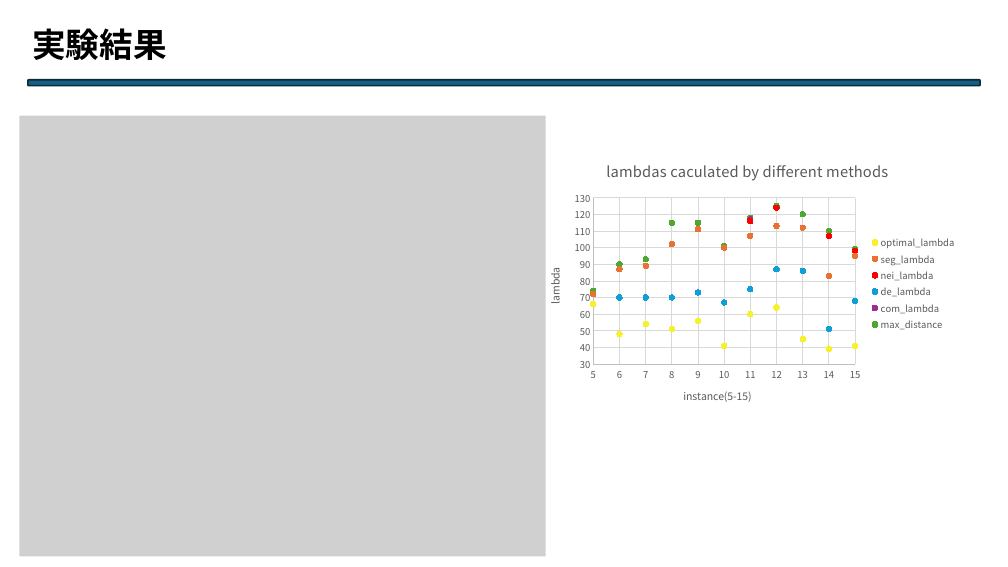
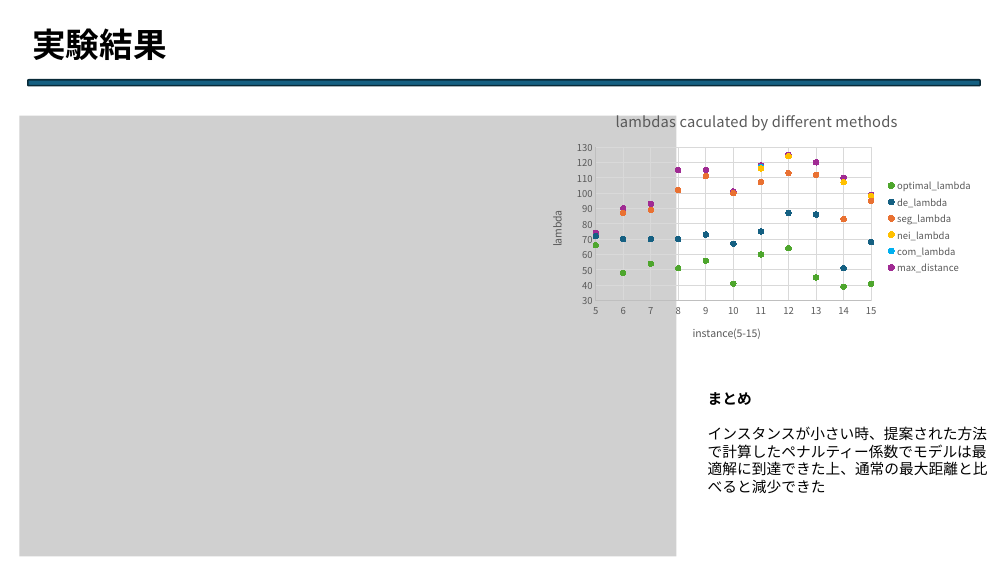
Before and after one commit to Legolas9999/chuukann, a slide deck: slide 12 of 中期.pptx. Drawn at 1008x567 pixels with LibreOffice and Linux fonts; fonts in the diff are those of the drawing; grey boxes stand for pictures. Boxes give left, top, right and bottom in pixels: in the first picture for what was removed or moved away, otherwise in the second. Text is boxed around its words. In the diff, an @@ line names an element or a change of style, - is before the commit and + after.

```diff
--- a/中期.pptx
+++ b/中期.pptx
@@ picture: place and size @@
-picture at (20, 116, 546, 557)
+picture at (20, 116, 677, 557)
@@ scatter chart at (533, 98, 980, 356) @@
@@ colour of optimal_lambda #F6F12B to #4EA62D @@
-seg_lambda: (5, 72), (6, 87), (7, 89), (8, 102), (9, 111), (10, 100), (11, 107), (12, 113), (13, 112), (14, 83), (15, 95)
+de_lambda: (5, 72), (6, 70), (7, 70), (8, 70), (9, 73), (10, 67), (11, 75), (12, 87), (13, 86), (14, 51), (15, 68)
@@ colour of de_lambda #E97132 to #156082 @@
-nei_lambda: (5, 72), (6, 87), (7, 89), (8, 102), (9, 111), (10, 100), (11, 116), (12, 124), (13, 112), (14, 107), (15, 98)
+seg_lambda: (5, 72), (6, 87), (7, 89), (8, 102), (9, 111), (10, 100), (11, 107), (12, 113), (13, 112), (14, 83), (15, 95)
@@ colour of seg_lambda #FF0000 to #E97132 @@
-de_lambda: (5, 72), (6, 70), (7, 70), (8, 70), (9, 73), (10, 67), (11, 75), (12, 87), (13, 86), (14, 51), (15, 68)
+nei_lambda: (5, 72), (6, 87), (7, 89), (8, 102), (9, 111), (10, 100), (11, 116), (12, 124), (13, 112), (14, 107), (15, 98)
@@ colour of nei_lambda #0F9ED5 to #FFC000 @@
@@ colour of com_lambda #A02B93 to #00B0F0 @@
@@ colour of max_distance #4EA72E to #A02B93 @@
@@ scatter chart: place and size @@
-scatter chart at (532, 147, 964, 420)
+scatter chart at (533, 98, 980, 356)
@@ text added at (708, 392, 988, 493), 14 pt, text #000000 @@
+まとめ
+インスタンスが小さい時、提案された方法で計算したペナルティー係数でモデルは最適解に到達できた上、通常の最大距離と比べると減少できた
```
Also in this commit, not shown: 8 other slides changed.
